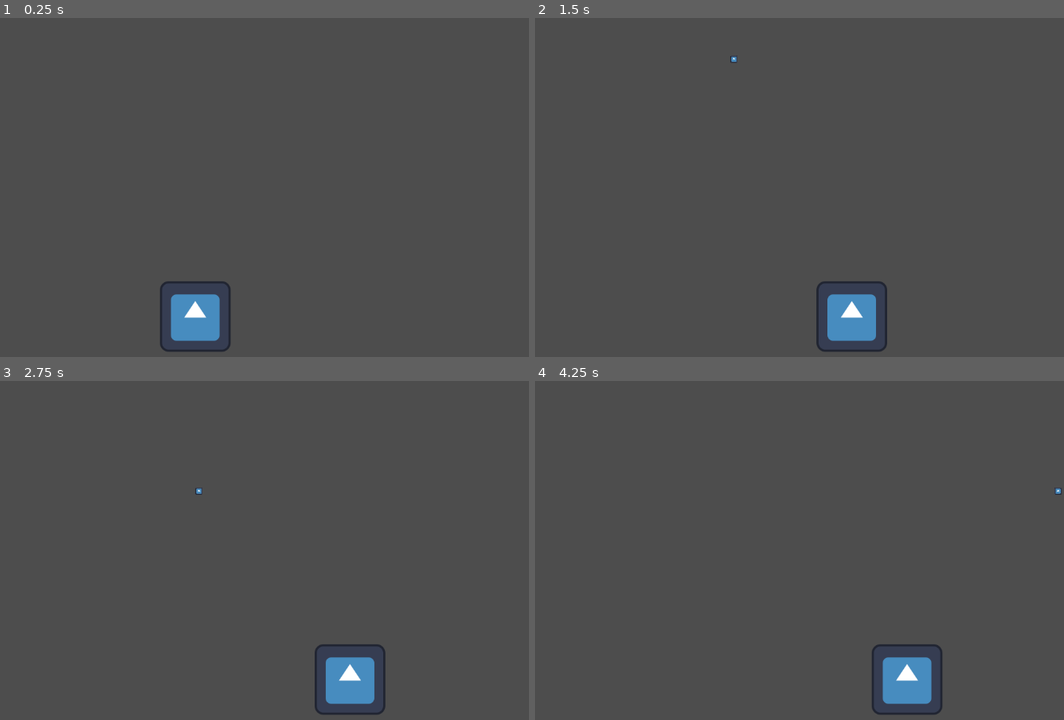
Above: before the commit, frames 1-4 (two rows, left to right).
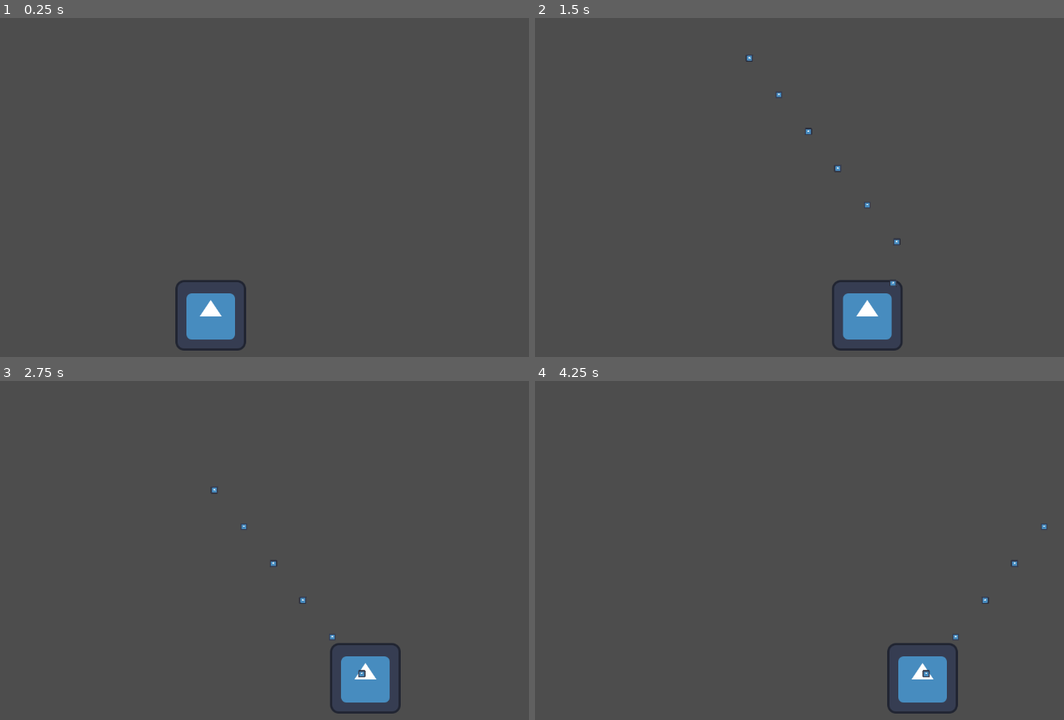
Above: after the commit, the same moments.

Repository: blinford/space-invaders
Game: Godot game, scene res://game/game.tscn
Two runs of this game, one before a commit and one after it. Both use one fixed random seed, a clock stepped at 60 frames per second and the inputs below. The project has no main scene, so this scene is started directly. The engine's default icon, where the game draws it, is replaced by a stand-in: a white triangle on a blue panel in a dark square.
Inputs:
- Up to frame 1 (0.25 s): no input
- Up to frame 2 (1.5 s): tap Enter (ui_accept) at 0.5, 0.77 s; hold D (right) 0.53-1.28 s; hold Space (shoot) 0.53-1.28 s; hold A (left) from 1.28 s (still down); tap Space (shoot) at 1.35 s
- Up to frame 3 (2.75 s): tap Enter (ui_accept) at 1.52 s; release A (left) at 2.03 s; hold D (right) from 2.03 s (still down); hold Space (shoot) from 2.03 s (still down)
- Up to frame 4 (4.25 s): release Space (shoot) at 2.78 s; tap Space (shoot) at 2.85 s; tap Enter (ui_accept) at 3.02, 3.77 s; release D (right) at 3.53 s; hold A (left) from 3.53 s (still down); hold Space (shoot) from 3.53 s (still down)

The runs differ from the first frame. In frame 1, 1.5% of the frame differs, in the area x 30-47%, y 77-99%; in frame 2, 1.6%, in the area x 36-70%, y 11-99%; in frame 3, 1.5%; in frame 4, 1.6%.

Commit message:
adjusted resolution

Diff:
--- a/game/game.gd
+++ b/game/game.gd
@@ -5,6 +5,8 @@
 
 func _ready() -> void:
 	player.connect("spawn_bullet", _spawn_bullet)
+	player.position.x = get_viewport().size.x/2
+	player.position.y = get_viewport().size.y - 100
 
 func _spawn_bullet(pos: Vector2) -> void:
 	var bullet = bullet_scene.instantiate()
--- a/game/game.tscn
+++ b/game/game.tscn
@@ -7,4 +7,3 @@
 script = ExtResource("1_thwth")
 
 [node name="Player" parent="." instance=ExtResource("2_pqu3n")]
-position = Vector2(548, 550)
--- a/game/player/player.tscn
+++ b/game/player/player.tscn
@@ -10,4 +10,5 @@
 texture = ExtResource("2_acvkf")
 
 [node name="Timer" type="Timer" parent="."]
+wait_time = 0.1
 one_shot = true
--- /dev/null
+++ b/main.tscn
@@ -0,0 +1,16 @@
+[gd_scene load_steps=5 format=3 uid="uid://50xy36lb36qe"]
+
+[ext_resource type="Script" path="res://main.gd" id="1_4q1nf"]
+[ext_resource type="Material" uid="uid://dy5y7l3rmtiax" path="res://menu/stars/stars.tres" id="2_wafte"]
+[ext_resource type="Texture2D" uid="uid://ex2utif16ulj" path="res://icon.svg" id="3_72qmc"]
+[ext_resource type="PackedScene" uid="uid://cpvvpeori5ydo" path="res://menu/menu.tscn" id="4_k4uey"]
+
+[node name="Main" type="Node2D"]
+script = ExtResource("1_4q1nf")
+
+[node name="Background" type="Sprite2D" parent="."]
+material = ExtResource("2_wafte")
+scale = Vector2(1132, 628)
+texture = ExtResource("3_72qmc")
+
+[node name="Menu" parent="." instance=ExtResource("4_k4uey")]
--- /dev/null
+++ b/menu/menu.gd
@@ -0,0 +1,4 @@
+extends Control
+
+func _ready() -> void:
+	size = get_viewport().size
--- a/menu/menu.tscn
+++ b/menu/menu.tscn
@@ -1,5 +1,6 @@
-[gd_scene load_steps=3 format=3 uid="uid://cpvvpeori5ydo"]
+[gd_scene load_steps=4 format=3 uid="uid://cpvvpeori5ydo"]
 
+[ext_resource type="Script" path="res://menu/menu.gd" id="1_rrkr4"]
 [ext_resource type="Shader" path="res://menu/title/title.gdshader" id="1_tn7wk"]
 
 [sub_resource type="ShaderMaterial" id="ShaderMaterial_v4ot7"]
@@ -13,6 +14,7 @@
 anchor_bottom = 1.0
 grow_horizontal = 2
 grow_vertical = 2
+script = ExtResource("1_rrkr4")
 
 [node name="CenterContainer" type="CenterContainer" parent="."]
 layout_mode = 1
--- a/node_2d.tscn
+++ /dev/null
@@ -1,17 +0,0 @@
-[gd_scene load_steps=5 format=3 uid="uid://50xy36lb36qe"]
-
-[ext_resource type="Material" uid="uid://dy5y7l3rmtiax" path="res://menu/stars/stars.tres" id="1_dqsff"]
-[ext_resource type="Script" path="res://main.gd" id="1_troby"]
-[ext_resource type="PackedScene" uid="uid://cpvvpeori5ydo" path="res://menu/menu.tscn" id="1_uqf28"]
-[ext_resource type="Texture2D" uid="uid://ex2utif16ulj" path="res://icon.svg" id="2_mm8c1"]
-
-[node name="Main" type="Node2D"]
-position = Vector2(597, 309)
-script = ExtResource("1_troby")
-
-[node name="Sprite2D" type="Sprite2D" parent="."]
-material = ExtResource("1_dqsff")
-scale = Vector2(1132, 628)
-texture = ExtResource("2_mm8c1")
-
-[node name="Menu" parent="." instance=ExtResource("1_uqf28")]
--- a/project.godot
+++ b/project.godot
@@ -13,6 +13,10 @@
 config/name="space-invaders"
 config/features=PackedStringArray("4.3", "Forward Plus")
 config/icon="res://icon.svg"
+
+[display]
+
+window/size/mode=3
 
 [dotnet]
 
